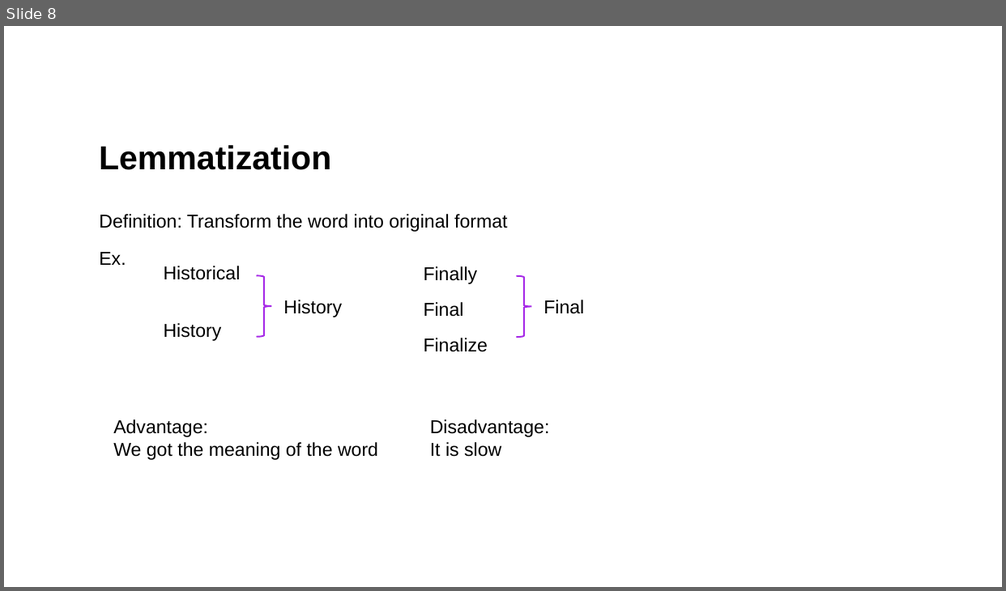
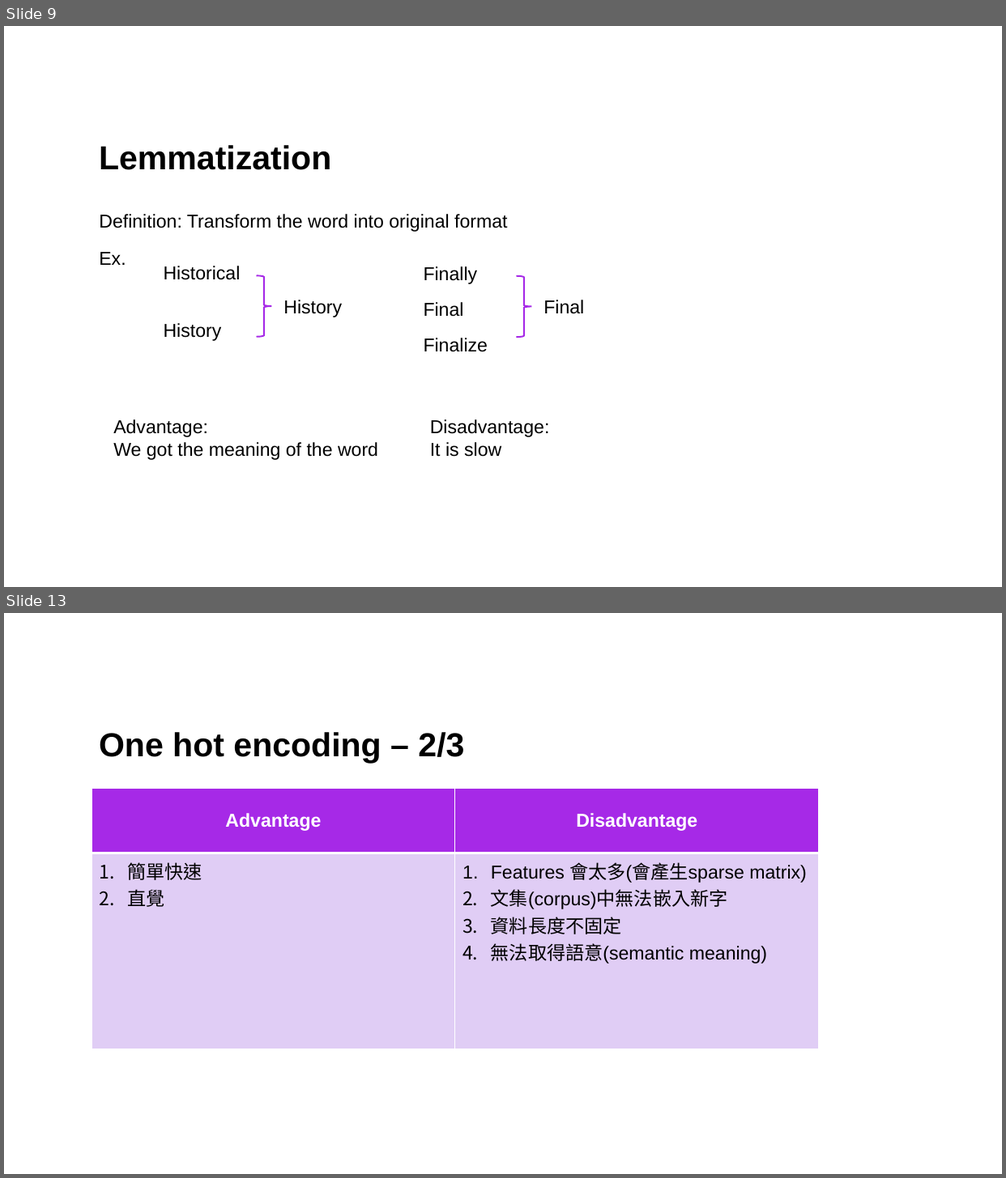
Before and after one commit to mictsung/NLP, a slide deck: Generative ai.pptx. Shown one above the other, each under a label of ours: slide 8 before the commit, slides 9 and 13 after it; the slides between them are not shown. The pictures are 1006x591 and 1006x1178 pixels, drawn with LibreOffice and Linux fonts; fonts in the diff are those of the drawing. Boxes give left, top, right and bottom in pixels: in the first picture for what was removed or moved away, otherwise in the second. Text is boxed around its words. In the diff, an @@ line names an element or a change of style, - is before the commit and + after.

```diff
--- a/Generative ai.pptx
+++ b/Generative ai.pptx
@@ slide 13 added at (4,613,1002,1174), background #FFFFFF @@
@@ title added at (99,732,464,763), 32 pt, text #000000, bold @@
+One hot encoding – 2/3
@@ table added at (91,788,819,1050), 2 rows, 2 columns @@
+Advantage | Disadvantage
+簡單快速 / 直覺 | Features 會太多(會產生sparse matrix) / 文集(corpus)中無法嵌入新字 / 資料長度不固定 / 無法取得語意(semantic meaning)
@@ what was slide 8 is now slide 9 @@
```
Also in this commit, not shown: 2 slides changed, 14 other slides added, 1 slide removed.
